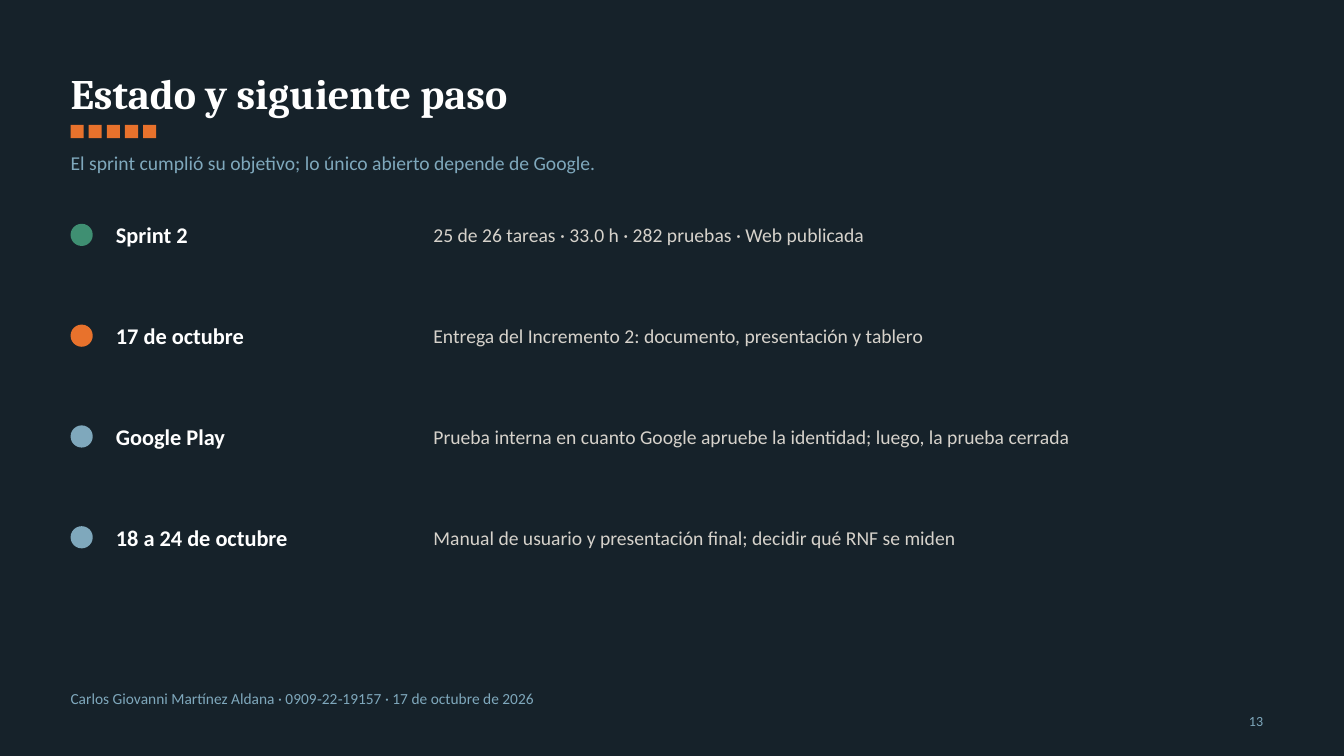
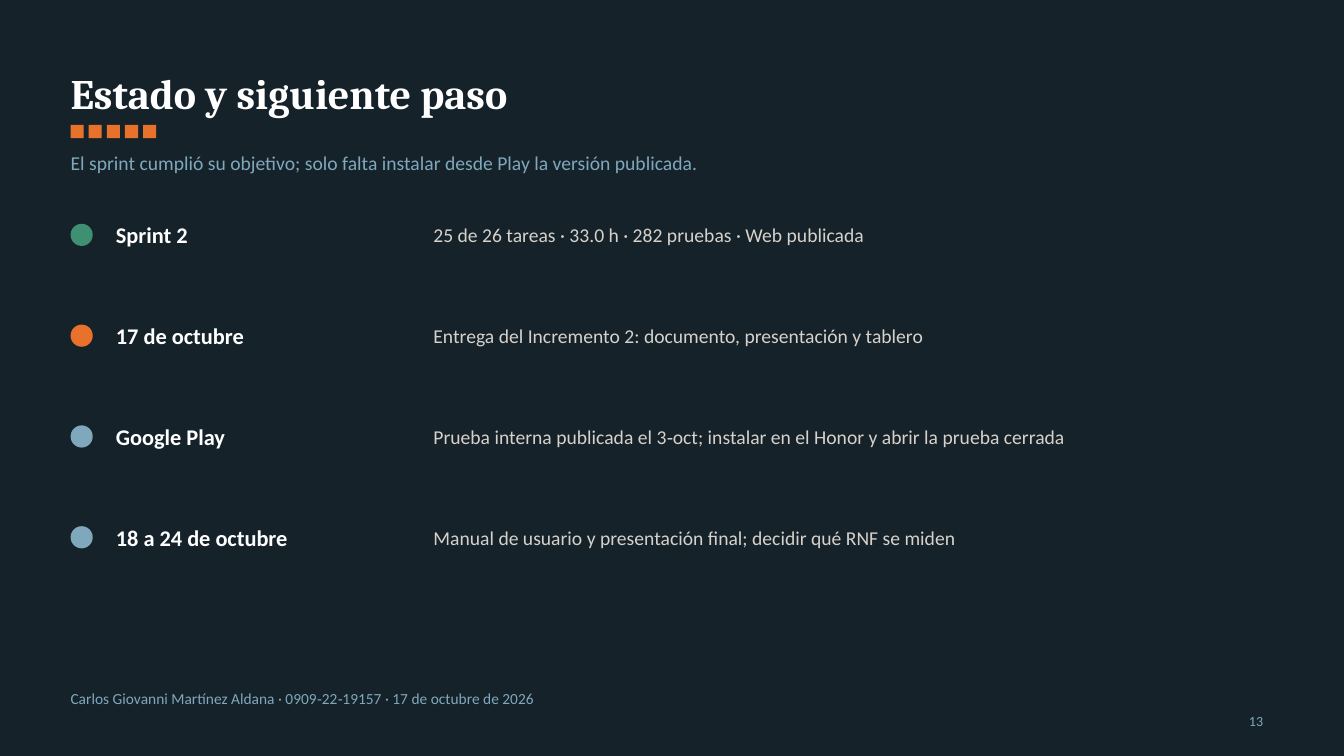
Before and after one commit to YovaWarrior/Proyecto-BayStream, a slide deck: slide 13 of docs/BayStream_Incremento2_Presentacion.pptx. Drawn at 1344x756 pixels with LibreOffice and Linux fonts; fonts in the diff are those of the drawing. Boxes give left, top, right and bottom in pixels: in the first picture for what was removed or moved away, otherwise in the second. Text is boxed around its words. In the diff, an @@ line names an element or a change of style, - is before the commit and + after.

Commit message:
Sprint 2: T-49 publicada en la prueba interna de Google Play
Decision 10.45. Version 1 (1.0.0) publicada el 3-oct; T-49 sigue en curso hasta instalarla en el Honor desde Play. Tablero v32, documento y presentacion del Incremento 2 al 3-oct.

```diff
--- a/docs/BayStream_Incremento2_Presentacion.pptx
+++ b/docs/BayStream_Incremento2_Presentacion.pptx
@@ text at (x1=71, y1=156, x2=697, y2=174): text changed @@
-El sprint cumplió su objetivo; lo único abierto depende de Google.
+El sprint cumplió su objetivo; solo falta instalar desde Play la versión publicada.
@@ text at (x1=433, y1=430, x2=1064, y2=447): text changed @@
-Prueba interna en cuanto Google apruebe la identidad; luego, la prueba cerrada
+Prueba interna publicada el 3‑oct; instalar en el Honor y abrir la prueba cerrada
```
Also in this commit, not shown: 4 other slides changed, 3 other files.
